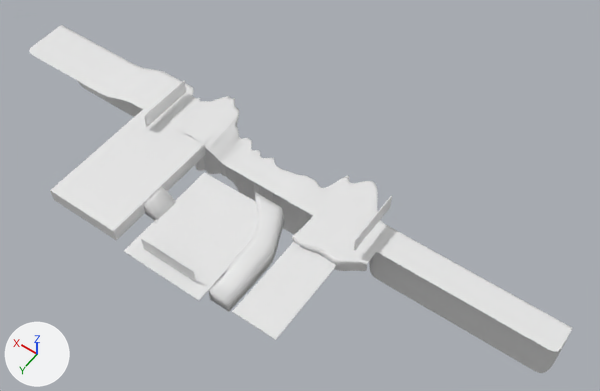
The Blender file Assets/Core/Content/Maps/CliffsideForest/Models/stage.blend: old version first, new version second.
Before and after are seen from a 50 mm lens placed at (-753.0, 702.0, 1416.0), pointed at (-95.0, -220.0, -33.0). The lights are fixed; the arrows at lower left show +X, +Y and +Z.

Before the edit, the objects in view are built like this:
```python
me_cube_001 = bpy.data.meshes.new('Cube.001')
me_cube_001.from_pydata(...)  # 834 vertices, 725 faces; spans x -723.0..712.0, y -302.0..-69.0, z -220.0..35.0
me_cube_001.polygons.foreach_set('use_smooth', [True] * 725)
me_cube_004 = bpy.data.meshes.new('Cube.004')
me_cube_004.from_pydata(...)  # 108 vertices, 106 faces; spans x -26.0..157.0, y -154.0..136.0, z -1.0..32.0
me_cube_009 = bpy.data.meshes.new('Cube.009')
me_cube_009.from_pydata(...)  # 20 vertices, 18 faces; spans x -18.0..18.0, y -28.9..28.9, z -13.8..30.8
me_cube_009.polygons.foreach_set('use_smooth', [True] * 18)
ob_cliffside = bpy.data.objects.new('Cliffside', me_cube_001)
ob_cliffside.location = (0.0, -24.0, 0.0)
_m = ob_cliffside.modifiers.new('Subdivision', 'SUBSURF')
ob_cube_001 = bpy.data.objects.new('Cube.001', me_cube_004)
ob_cube_001.location = (158.0, -18.0, 0.0)
ob_cube_005 = bpy.data.objects.new('Cube.005', me_cube_009)
ob_cube_005.location = (114.0, 0.0, 0.0)
# also in view: 'CenterFloor' at (0.0, 0.0, 0.0); 'Cube.003' at (-88.0, -26.0, -16.0); 'Cube.004' at (-14.0, -83.0, 40.0); 'Cube.002' at (-217.0, 0.0, -14.0)
```
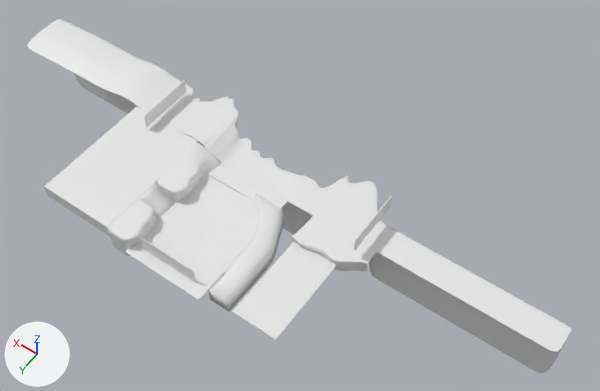
Edits to the bpy script that builds the scene:
```text
Change me_cube_001:
    used by ob_cliffside; location = (0.0, -24.0, 0.0)
    remove me_cube_001.from_pydata(...)  # 834 vertices, 725 faces; spans x -723.0..712.0, y -302.0..-69.0, z -220.0..35.0
    add me_cube_001.from_pydata(...)  # 862 vertices, 751 faces; spans x -723.0..712.0, y -302.0..-69.0, z -220.0..45.0
    me_cube_001 part 1: 82 vertices moved from x 308.0..712.0, y -272.0..-149.0, z -65.0..32.0 to x 308.0..712.0, y -272.0..-149.0, z -58.0..45.0
Add me_cube_012:
    me_cube_012.from_pydata(...)  # a box spanning x -97.0..97.0, y -31.0..18.0, z -1.0..1.0
Add me_cube_011:
    me_cube_011.from_pydata(...)  # 117 vertices, 106 faces; spans x -47.0..30.6, y -96.8..46.5, z -28.0..33.3
    me_cube_011.polygons.foreach_set('use_smooth', [True] * 106)
Add me_cube_010:
    me_cube_010.from_pydata(...)  # 87 vertices, 76 faces; spans x -41.1..30.6, y -50.3..46.5, z -28.0..33.3
    me_cube_010.polygons.foreach_set('use_smooth', [True] * 76)
Change ob_cube_001:
    ob_cube_001.location: (158.0, -18.0, 0.0) -> (176.0, -18.0, 0.0)
Add ob_cube_009:
    ob_cube_009 = bpy.data.objects.new('Cube.009', me_cube_012)
    ob_cube_009.location = (0.0, -148.0, 0.0)
Add ob_cube_008:
    ob_cube_008 = bpy.data.objects.new('Cube.008', me_cube_011)
    ob_cube_008.location = (120.0, -75.0, 0.0)
    _m = ob_cube_008.modifiers.new('Subdivision', 'SUBSURF')
Add ob_cube_007:
    ob_cube_007 = bpy.data.objects.new('Cube.007', me_cube_010)
    ob_cube_007.location = (120.0, 76.0, 0.0)
    _m = ob_cube_007.modifiers.new('Subdivision', 'SUBSURF')
```

Boxes (x1, y1, x2, y2) around the edits, measured in the pictures (600 x 391 px; the box of a moved part takes in the faces that stretch with it):
'Cliffside', reshaped: before (29, 25, 573, 373); after (28, 18, 573, 373)
'Cube.001', moved: before (50, 110, 206, 241); after (44, 107, 198, 236)
'Cube.008', added: after (156, 142, 221, 201)
'Cube.007', added: after (108, 199, 157, 256)
'Cube.009', added: after (207, 161, 288, 209)
part 1 of me_cube_001, moved or reshaped: before (29, 25, 182, 117); after (28, 18, 183, 113)
